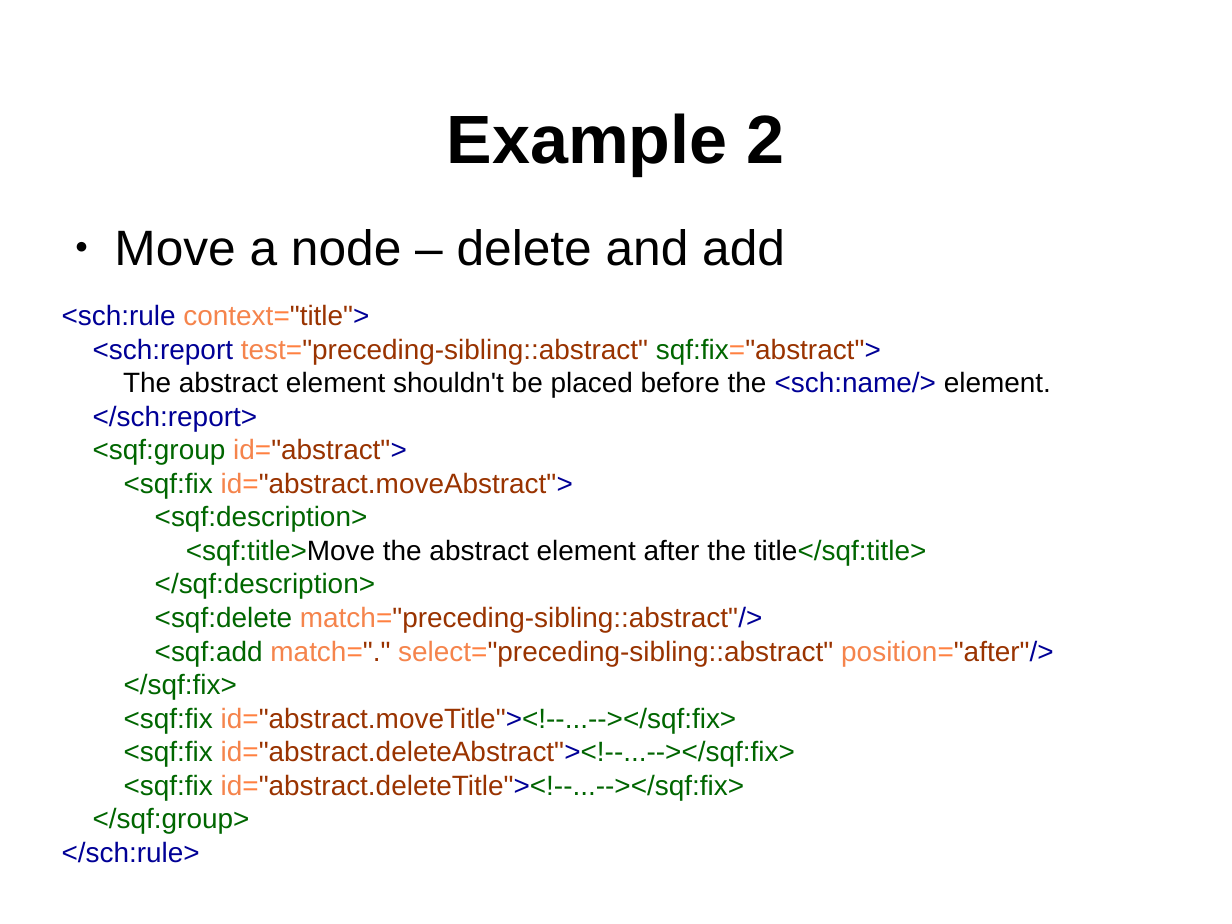
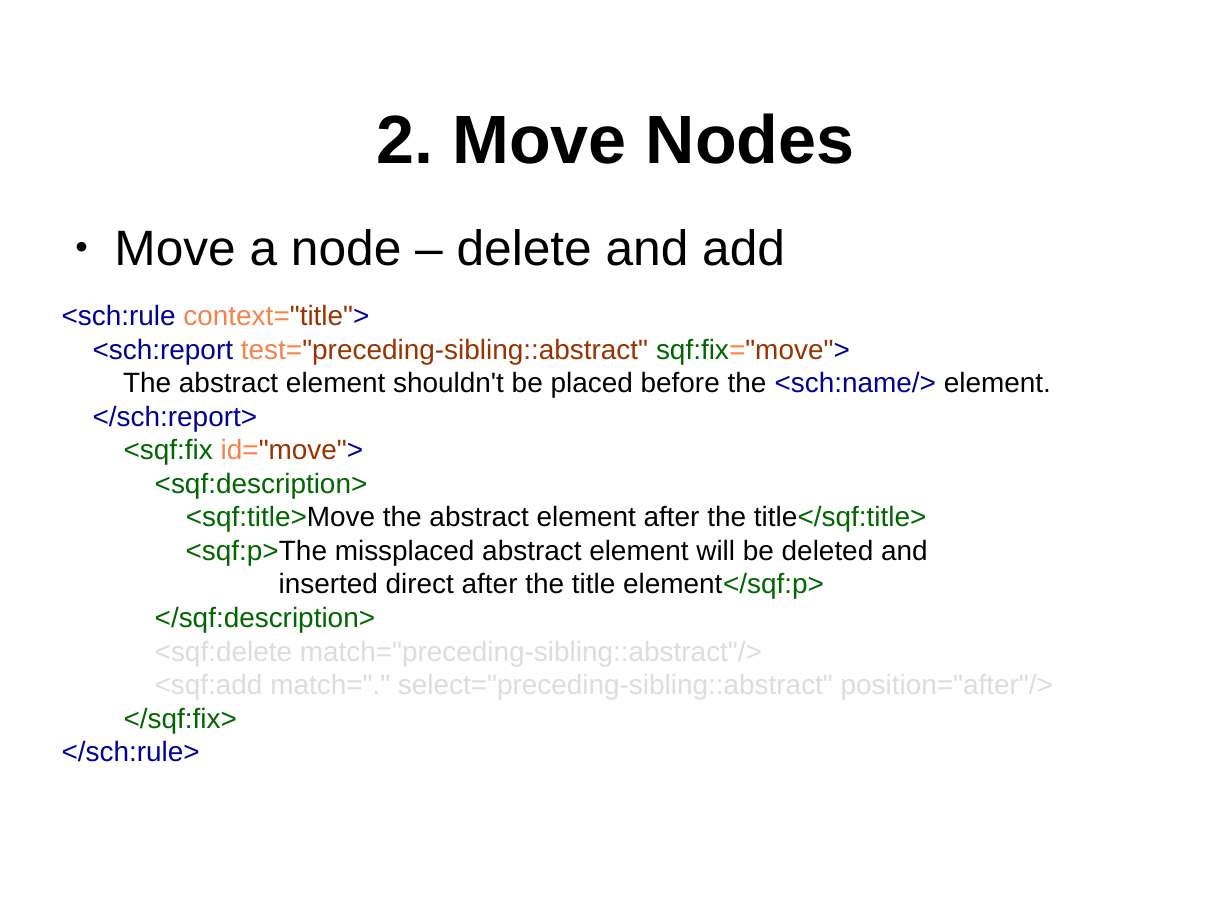
Before and after one commit to octavianN/Schematron-QuickFix-Language-Presentation, a slide deck: slide 13 of Final/SQF_nico.odp (slide 4 before the commit). Drawn at 1232x924 pixels with LibreOffice and Linux fonts; fonts in the diff are those of the drawing; background and template pictures are left out. Boxes give left, top, right and bottom in pixels: in the first picture for what was removed or moved away, otherwise in the second. Text is boxed around its words. In the diff, an @@ line names an element or a change of style, - is before the commit and + after.

```diff
--- a/Final/SQF_nico.odp
+++ b/Final/SQF_nico.odp
@@ title at <box>377,113,855,164</box>: text changed @@
-Example 2
+2. Move Nodes
@@ text at <box>62,304,1051,762</box>: text changed; text colour #993300 to #000000 @@
-<sch:rule context="title">
-<sch:report test="preceding-sibling::abstract" sqf:fix="abstract">
-The abstract element shouldn't be placed before the <sch:name/> element.
-</sch:report>
-<sqf:group id="abstract">
-<sqf:fix id="abstract.moveAbstract">
-<sqf:description>
-<sqf:title>Move the abstract element after the title</sqf:title>
-</sqf:description>
-<sqf:delete match="preceding-sibling::abstract"/>
-<sqf:add match="." select="preceding-sibling::abstract" position="after"/>
-</sqf:fix>
-<sqf:fix id="abstract.moveTitle"><!--...--></sqf:fix>
-<sqf:fix id="abstract.deleteAbstract"><!--...--></sqf:fix>
-<sqf:fix id="abstract.deleteTitle"><!--...--></sqf:fix>
-</sqf:group>
-</sch:rule>
+<sch:rule context="title">
+<sch:report test="preceding-sibling::abstract" sqf:fix="move">
+The abstract element shouldn't be placed before the <sch:name/> element.
+</sch:report>
+<sqf:fix id="move">
+<sqf:description>
+<sqf:title>Move the abstract element after the title</sqf:title>
+<sqf:p>The missplaced abstract element will be deleted and
+inserted direct after the title element</sqf:p>
+</sqf:description>
+<sqf:delete match="preceding-sibling::abstract"/>
+<sqf:add match="." select="preceding-sibling::abstract" position="after"/>
+</sqf:fix>
+</sch:rule>
```
Also in this commit, not shown: 7 other slides changed, 17 slides added, 1 slide removed.
